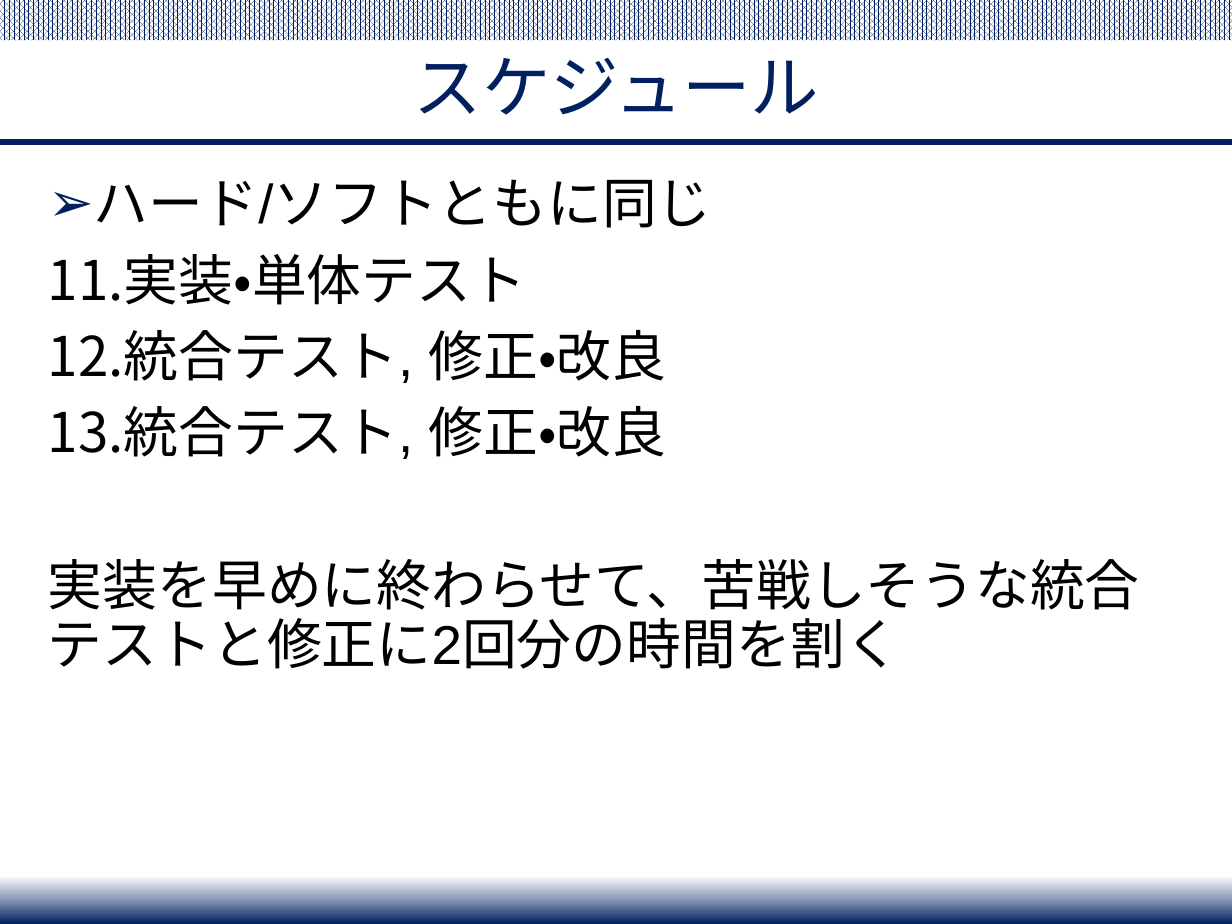
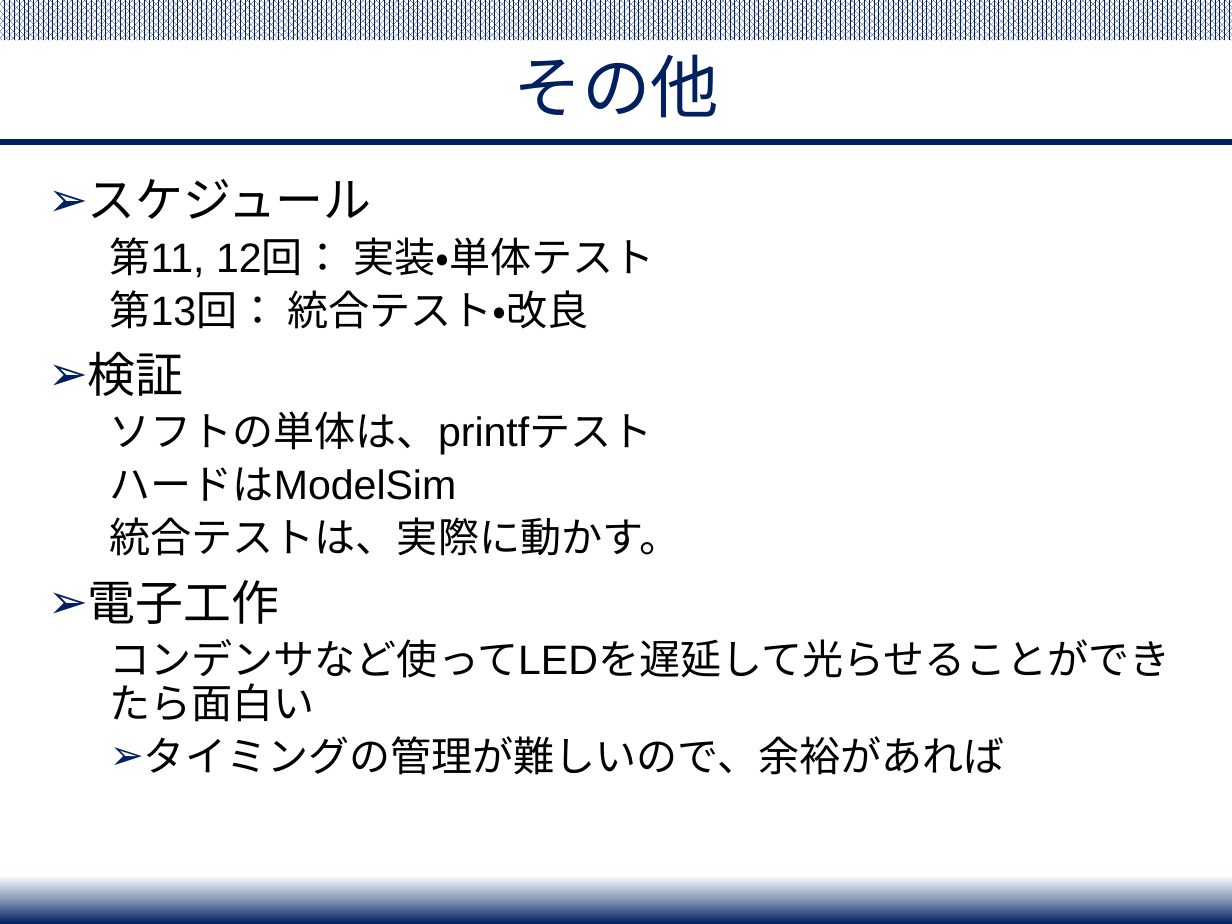
Before and after one commit to Yuchan4342/iot-system-project, a slide deck: slide 6 of presentation/IoT_project_presentation.pptx. Drawn at 1232x924 pixels with LibreOffice and Linux fonts; fonts in the diff are those of the drawing. Boxes give left, top, right and bottom in pixels: in the first picture for what was removed or moved away, otherwise in the second. Text is boxed around its words. In the diff, an @@ line names an element or a change of style, - is before the commit and + after.

```diff
--- a/presentation/IoT_project_presentation.pptx
+++ b/presentation/IoT_project_presentation.pptx
@@ title at (514, 54, 719, 118): text changed @@
-スケジュール
+その他
@@ text at (88, 179, 1171, 775): text changed; size 32 to 24 pt @@
-➢ ハード/ソフトともに同じ
-11. 実装・単体テスト
-12. 統合テスト, 修正・改良
-13. 統合テスト, 修正・改良
-実装を早めに終わらせて、苦戦しそうな統合テストと修正に2回分の時間を割く
+➢ スケジュール
+  第11, 12回： 実装・単体テスト
+  第13回： 統合テスト・改良
+➢ 検証
+  ソフトの単体は、printfテスト
+  ハードはModelSim
+  統合テストは、実際に動かす。
+➢ 電子工作
+  コンデンサなど使ってLEDを遅延して光らせることができたら面白い
+  ➢ タイミングの管理が難しいので、余裕があれば
```
Also in this commit, not shown: 2 other slides changed, 2 slides added, 2 slides removed, 2 other files.
